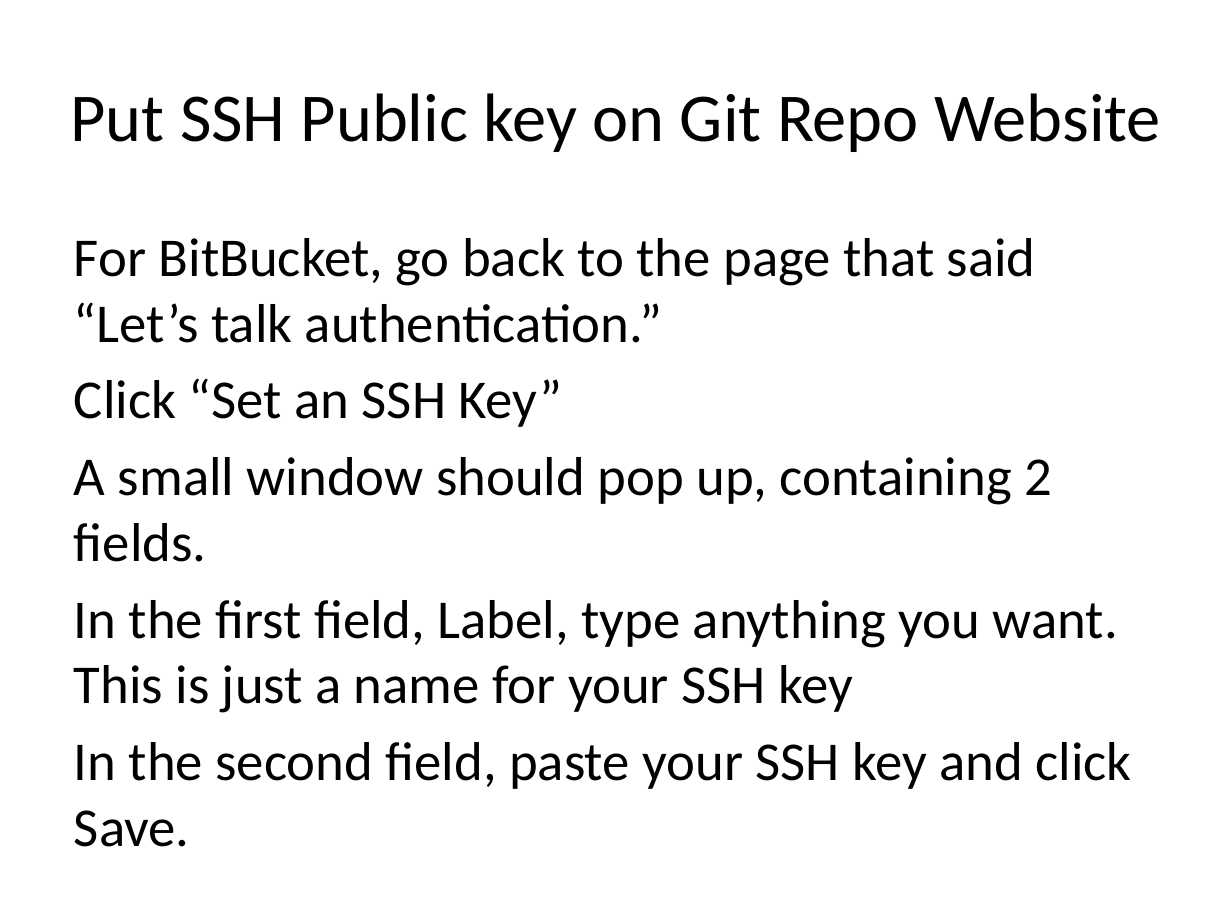
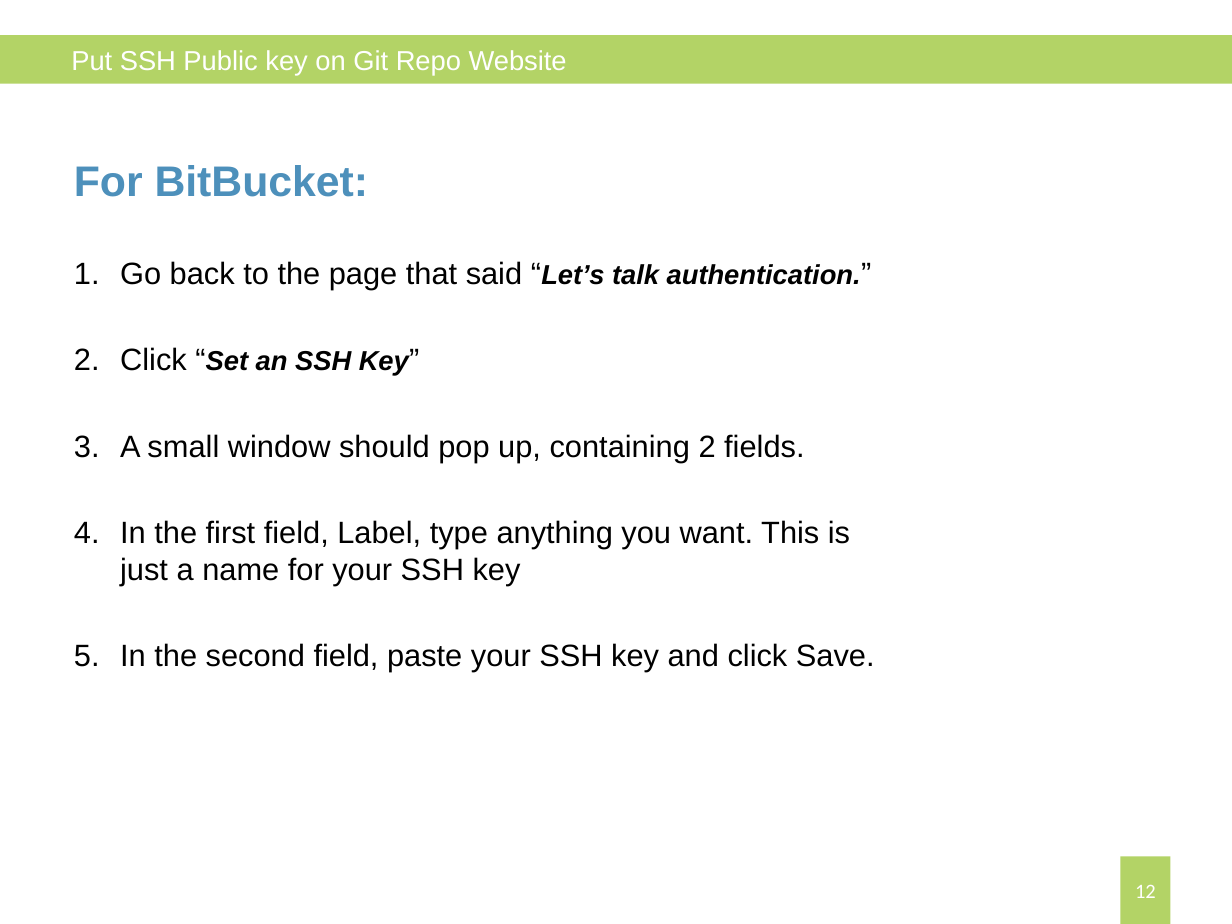
Before and after one commit to JaceTan/programming-notes, a slide deck: slide 12 of Preparing your computer for Git (Windows).pptx (slide 15 before the commit). Drawn at 1232x924 pixels with LibreOffice and Linux fonts; fonts in the diff are those of the drawing. Boxes give left, top, right and bottom in pixels: in the first picture for what was removed or moved away, otherwise in the second. Text is boxed around its words. In the diff, an @@ line names an element or a change of style, - is before the commit and + after.

```diff
--- a/Preparing your computer for Git (Windows).pptx
+++ b/Preparing your computer for Git (Windows).pptx
@@ rectangle added at (0,36,1232,84), fill #B3D366 @@
@@ text "Put SSH Public key on ...": place and size @@
-text "Put SSH Public key on ..." at (71,93,1161,152)
+text "Put SSH Public key on ..." at (71,50,567,76)
@@ text "Put SSH Public key on ..." at (71,50,567,76): size 40 to 16 pt, font Calibri to Arial, text colour #000000 to #FFFFFF; alignment centre to left @@
@@ text "For BitBucket:": place and size @@
-text "For BitBucket:" at (74,238,1132,847)
+text "For BitBucket:" at (74,165,875,672)
@@ text at (74,165,861,290): text changed; size 32 to 18 pt; font Calibri to Arial; bold on @@
-For BitBucket, go back to the page that said “Let’s talk authentication.”
+For BitBucket:
+1. Go back to the page that said “Let’s talk authentication.”
@@ text at (120,347,875,672): size 32 to 18 pt in "Click “Set Key”", "A small window should pop up, containing ...", "In the first field, Label, type anything ...", "In the second field, paste your SSH ..."; size 32 to 16 pt, bold on, italic on in "“Set an SSH Key”"; font Calibri to Arial in "Click “Set an SSH Key”", "A small window should pop up, containing ...", "In the first field, Label, type anything ...", "In the second field, paste your SSH ..."; bullet none to 1.; less space between paragraphs @@
@@ page number added at (1120,856,1170,924), fill #B3D366, 12 pt, text #FFFFFF @@
+12
```
Also in this commit, not shown: 11 other slides changed, 2 slides added, 6 slides removed, 3 other files.
